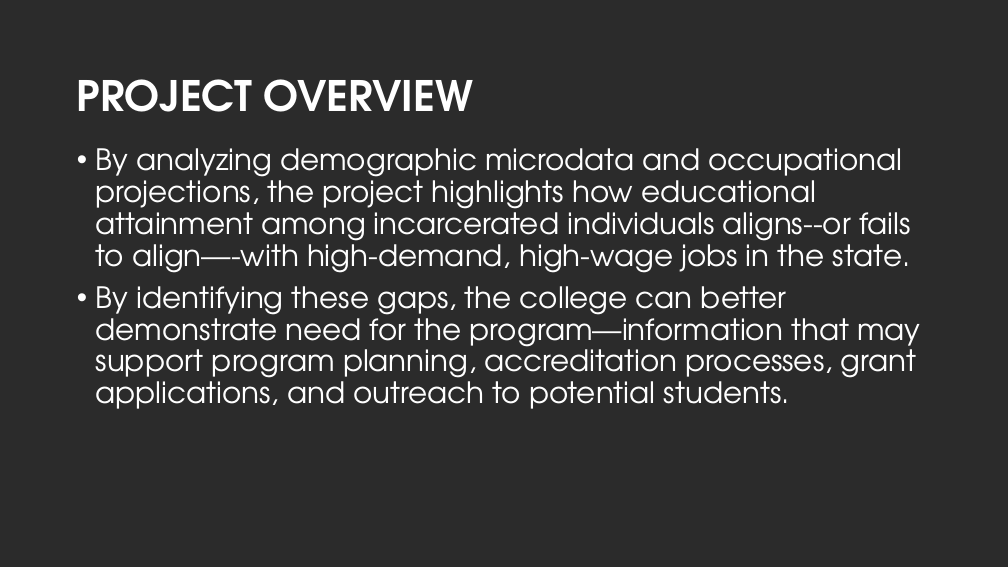
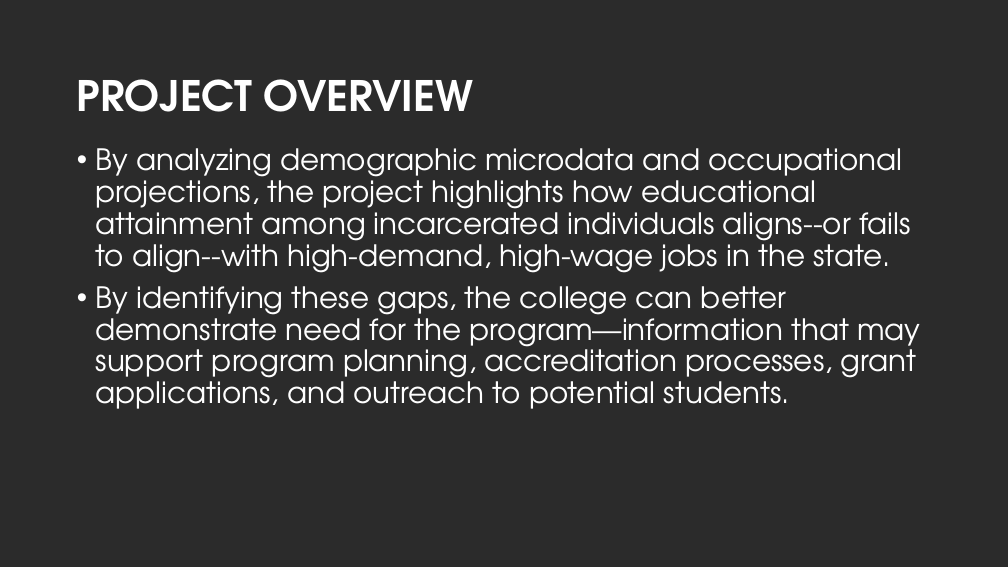
Before and after one commit to ashley-skidmore/prison_to_profession, a slide deck: slide 3 of deliverables/project_presentation.pptx. Drawn at 1008x567 pixels with LibreOffice and Linux fonts; fonts in the diff are those of the drawing; background and template pictures are left out; a plain dark background stands for a picture behind light text. Boxes give left, top, right and bottom in pixels: in the first picture for what was removed or moved away, otherwise in the second. Text is boxed around its words. In the diff, an @@ line names an element or a change of style, - is before the commit and + after.

```diff
--- a/deliverables/project_presentation.pptx
+++ b/deliverables/project_presentation.pptx
@@ text at box(96, 148, 911, 273): text changed @@
-• By analyzing demographic microdata and occupational projections, the project highlights how educational attainment among incarcerated individuals aligns--or fails to align—-with high-demand, high-wage jobs in the state.
+• By analyzing demographic microdata and occupational projections, the project highlights how educational attainment among incarcerated individuals aligns--or fails to align--with high-demand, high-wage jobs in the state.
```
Also in this commit, not shown: 1 other slide changed, 1 other file.
